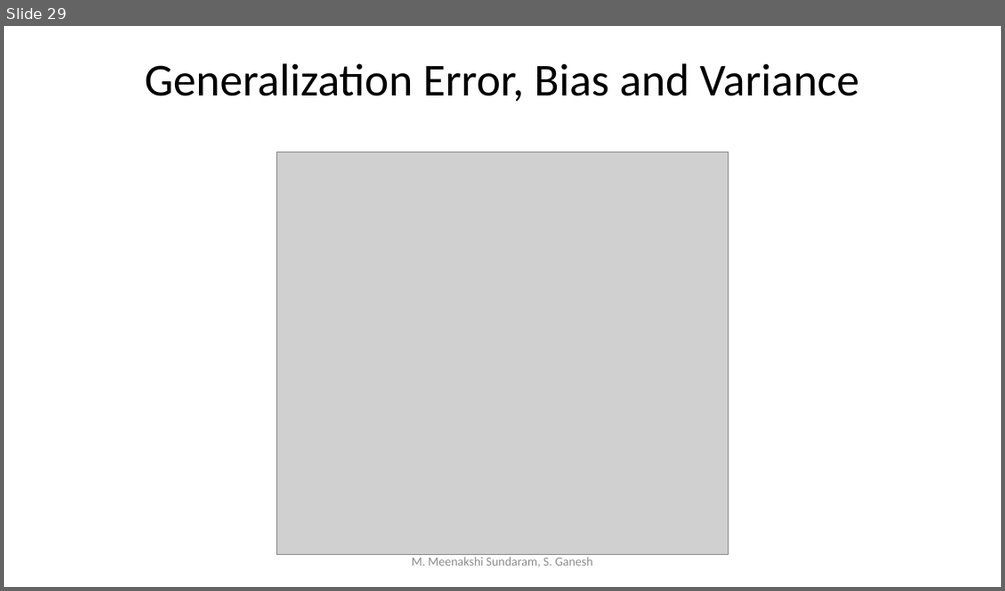
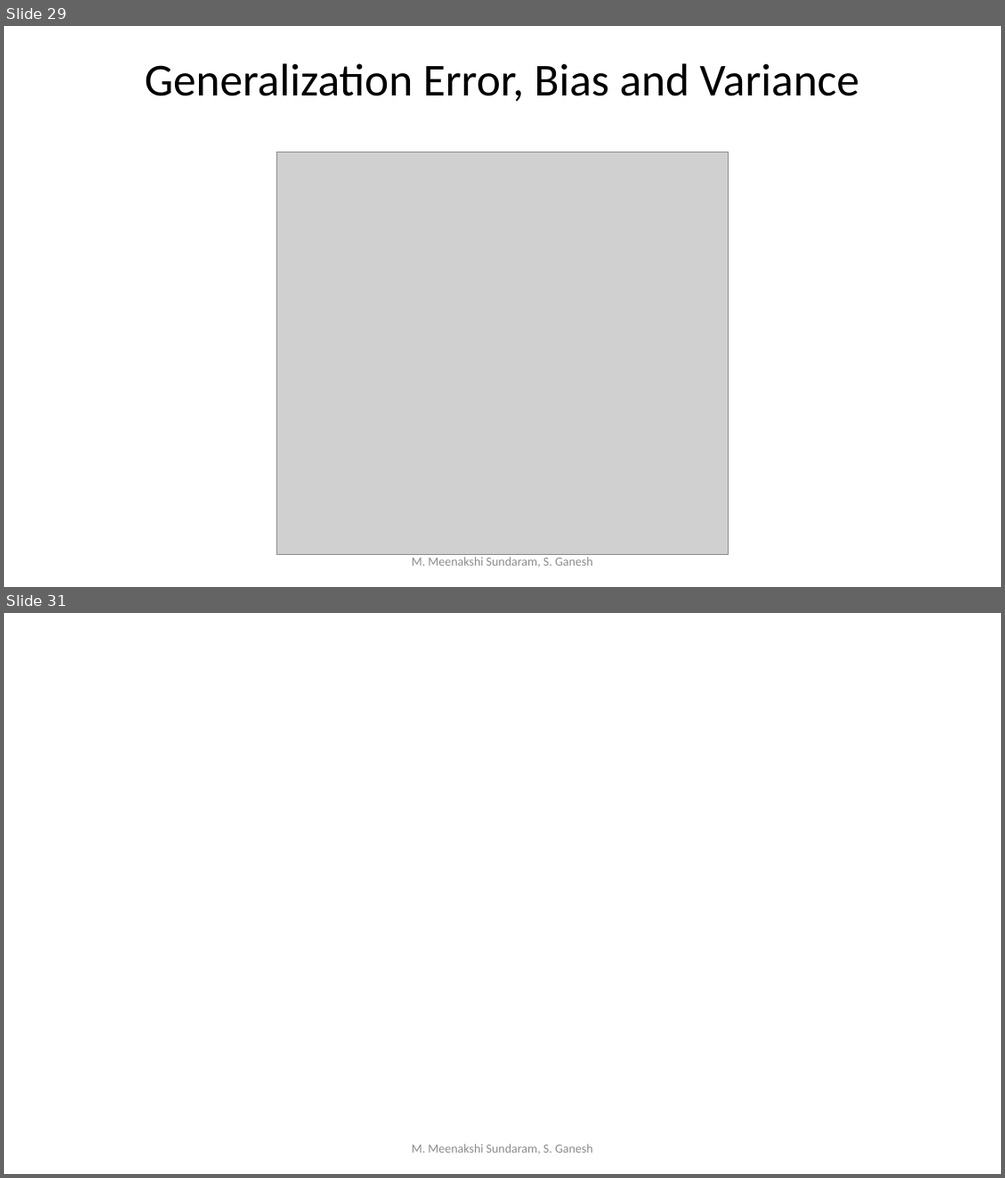
Before and after one commit to meenakshsundaram/AIML, a slide deck: Notes/Decision_Trees.pptx. Shown one above the other, each under a label of ours: slide 29 before the commit, slides 29 and 31 after it; the slides between them are not shown. The pictures are 1005x591 and 1005x1178 pixels, drawn with LibreOffice and Linux fonts; fonts in the diff are those of the drawing; grey boxes stand for pictures. Boxes give left, top, right and bottom in pixels: in the first picture for what was removed or moved away, otherwise in the second. Text is boxed around its words. In the diff, an @@ line names an element or a change of style, - is before the commit and + after.

```diff
--- a/Notes/Decision_Trees.pptx
+++ b/Notes/Decision_Trees.pptx
@@ slide 31 added at box(4, 613, 1001, 1174), background #FFFFFF @@
@@ text added at box(412, 1143, 593, 1154), 12 pt, text #8C8C8C @@
+M. Meenakshi Sundaram, S. Ganesh
```
Also in this commit, not shown: 1 other slide added, 2 other files.
